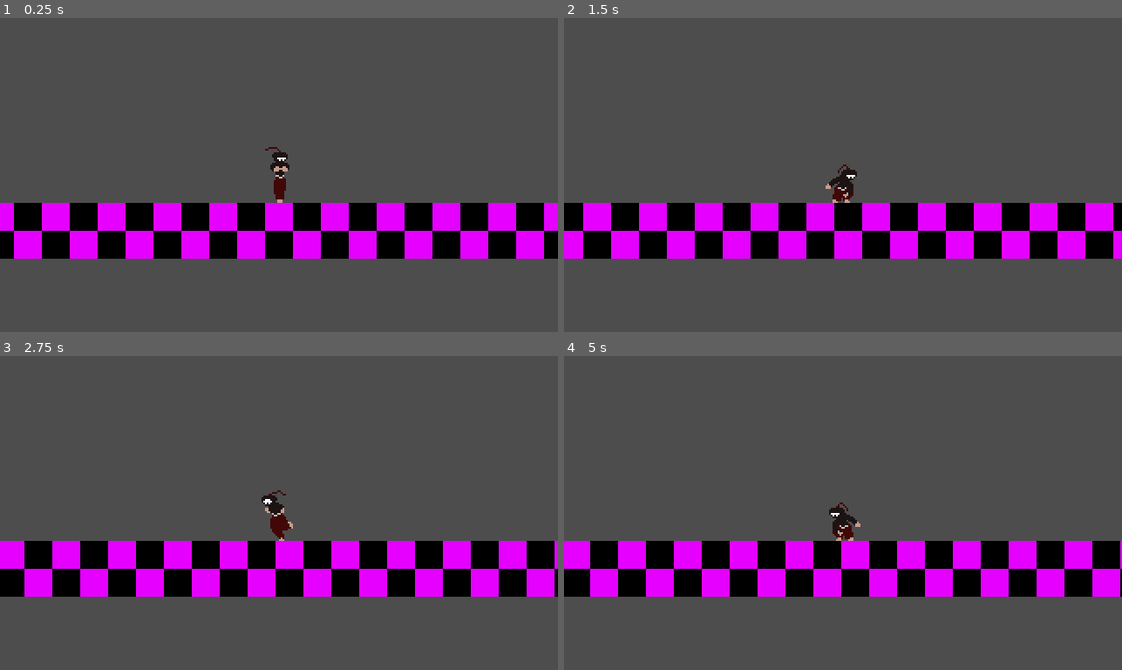
Above: before the commit, frames 1-4 (two rows, left to right).
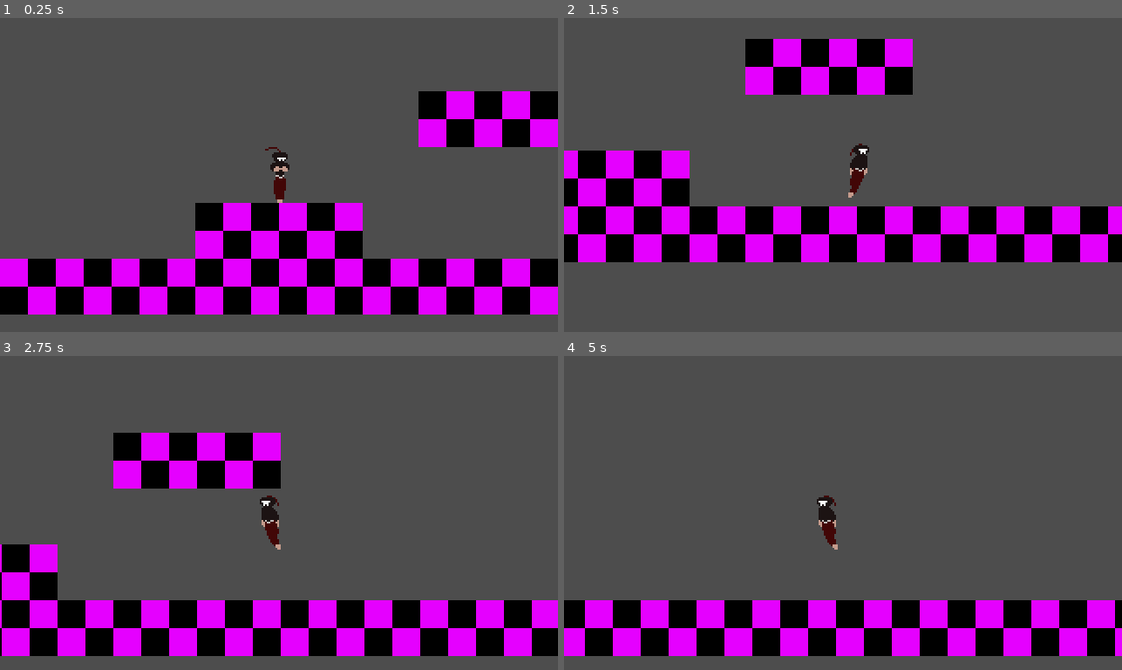
Above: after the commit, the same moments.

Repository: lowercasewords/shinobi-strike
Game: Godot game, scene res://scenes/levels/test_map.tscn
Same seed, same stepped clock (60 frames per second), same inputs: the game is played once before the commit and once after it.
Inputs:
- Up to frame 1 (0.25 s): no input
- Up to frame 2 (1.5 s): tap Enter (ui_accept) at 0.5, 0.6, 0.77, 1.07, 1.35 s; hold Right (ui_right) from 0.53 s (still down)
- Up to frame 3 (2.75 s): tap Enter (ui_accept) at 1.52, 1.82, 2.1 s; release Right (ui_right) at 2.03 s; hold Left (ui_left) from 2.03 s (still down)
- Up to frame 4 (5 s): release Left (ui_left) at 2.78 s; hold Right (ui_right) 2.78-4.28 s; tap Enter (ui_accept) at 2.85, 3.02, 3.32, 3.6, 3.77, 4.07, 4.35, 4.52, 4.82 s; hold Left (ui_left) from 4.28 s (still down)

The runs differ from the first frame. In frame 1, 37% of the frame differs, in the area x 0-100%, y 23-95%; in frame 2, 25%; in frame 3, 41%, in the area x 0-100%, y 24-96%; in frame 4, 36%.

Commit message:
added airborne movement, jumping only if on the ground, camera smoothing

Diff:
--- a/scenes/levels/test_map.tscn
+++ b/scenes/levels/test_map.tscn
@@ -15,8 +15,8 @@
 sources/1 = SubResource("TileSetAtlasSource_s11cq")
 
 [node name="TestMap" type="TileMapLayer" unique_id=1883092445]
-tile_map_data = PackedByteArray("AAAPAAcAAQAAAAAAAAAOAAcAAQA …(1648 unchanged characters)… AAAAAAAASAAEAAQAAAAAAAAARAAEAAQAAAAAAAAA=")
+tile_map_data = PackedByteArray("AAAPAAcAAQAAAAAAAAAOAAcAAQA …(1648 unchanged characters)… AAAAAAAASAAEAAQAAAAAAAAARAAEAAQAAAAAAAAAHAAYAAQAAAAAAAAAGAAYAAQAAAAAAAAAFAAYAAQAAAAAAAAAJAAQAAQAAAAAAAAAKAAQAAQAAAAAAAAALAAQAAQAAAAAAAAA=")
 tile_set = SubResource("TileSet_ymjof")
 
 [node name="Player" parent="." unique_id=990773869 instance=ExtResource("1_d141s")]
-position = Vector2(120, 184)
+position = Vector2(208, 176)
--- a/scenes/player/Player.tscn
+++ b/scenes/player/Player.tscn
@@ -69,7 +69,7 @@
 }],
 "loop": false,
 "name": &"jump_windup",
-"speed": 17.0
+"speed": 30.0
 }, {
 "frames": [{
 "duration": 1.0,
@@ -99,14 +99,14 @@
 sprite_frames = SubResource("SpriteFrames_v6fml")
 animation = &"jump_windup"
 autoplay = "idle"
-frame = 2
-frame_progress = 1.0
 
 [node name="CollisionShape2D" type="CollisionShape2D" parent="." unique_id=2065698952]
 position = Vector2(0.5, 1.5)
 shape = SubResource("RectangleShape2D_wr5hl")
 
 [node name="Camera2D" type="Camera2D" parent="." unique_id=1170208015]
+position_smoothing_enabled = true
+position_smoothing_speed = 20.0
 
 [node name="StateMachine" type="Node2D" parent="." unique_id=150581391]
 script = ExtResource("7_pn6s4")
--- a/scenes/player/grounded_state.gd
+++ b/scenes/player/grounded_state.gd
@@ -1,7 +1,7 @@
 class_name GroundedState extends State
 
 func check_grounded_transitions() -> bool:
-	if Input.is_action_just_pressed("ui_accept"):
+	if player.is_on_floor() and Input.is_action_just_pressed("ui_accept"):
 		transitioned.emit(self, "jump")
 		return true
 
--- a/scenes/player/jump_state.gd
+++ b/scenes/player/jump_state.gd
@@ -5,10 +5,15 @@
 	player.animated_sprite.animation_finished.connect(windup_finsh)
 
 func windup_finsh() -> void:
-	player.animated_sprite.play('jump')
-	player.velocity.y += player.JUMP_VELOCITY
+	if not player.is_on_floor():
+		transitioned.emit(self, StateMachine.WALK)
+	else:
+		player.animated_sprite.play('jump')
+		player.velocity.y += player.JUMP_VELOCITY
 
 func physics_update(_delta: float) -> void:
 	if not check_airbone_transitions():
+		basic_movement(player.SPEED)
+
 		if player.just_landed:
 			transitioned.emit(self, StateMachine.WALK)
--- a/scenes/player/walk_state.gd
+++ b/scenes/player/walk_state.gd
@@ -1,6 +1,4 @@
 class_name WalkState extends GroundedState
-
-
 
 func enter() -> void:
 	# Play walk animation here if you have one
@@ -8,11 +6,6 @@
 
 func physics_update(_delta: float) -> void:
 	if not check_grounded_transitions():
-		if player.direction:
-			player.velocity.x = player.direction * player.SPEED
-		else:
-			# Smoothly slow down
-			player.velocity.x = move_toward(player.velocity.x, 0, player.SPEED * 0.1)
-
+		basic_movement(player.SPEED)
 		if player.velocity.x == 0:
 			transitioned.emit(self, StateMachine.IDLE)
--- a/scenes/state.gd
+++ b/scenes/state.gd
@@ -9,3 +9,10 @@
 func exit(): pass
 func update(_delta: float): pass
 func physics_update(_delta: float): pass
+
+func basic_movement(speed: float):
+	if player.direction:
+		player.velocity.x = player.direction * speed
+	else:
+		# Smoothly slow down
+		player.velocity.x = move_toward(player.velocity.x, 0, speed * 0.1)
Not shown, changed: documents/checklist.md
